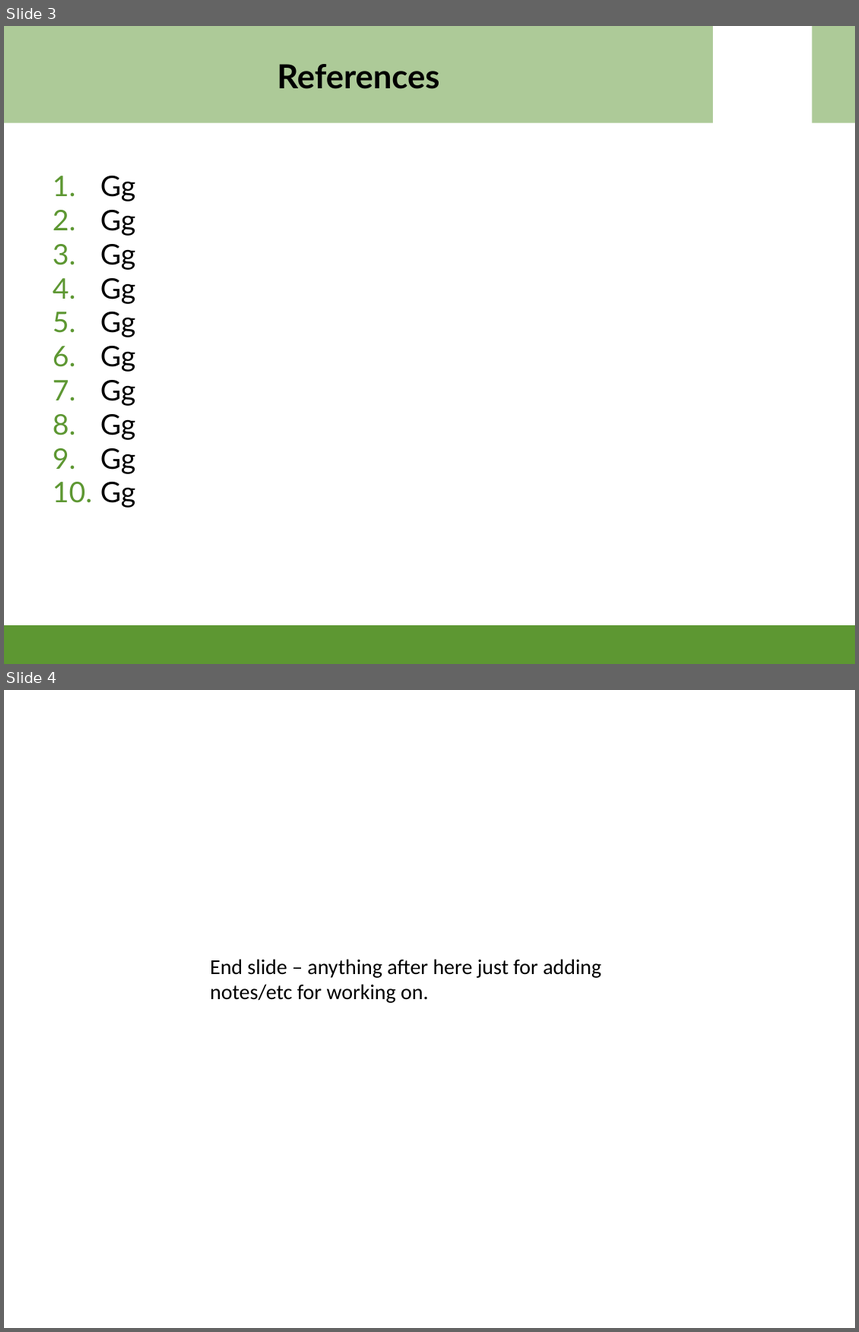
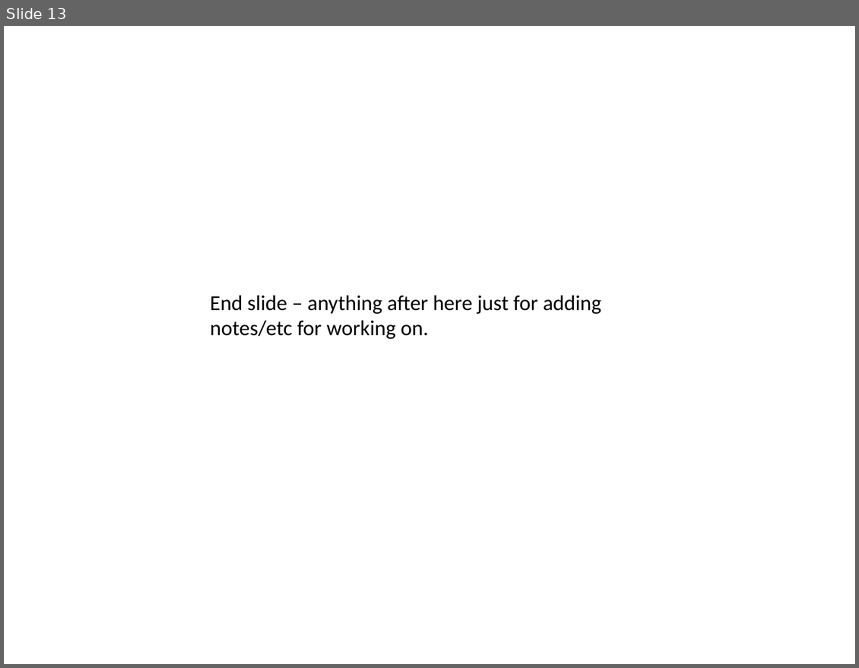
Before and after one commit to lrussell676/PH551_Group_Files, a slide deck: Main_Talk.pptx. Shown one above the other, each under a label of ours: slides 3 and 4 before the commit, slide 13 after it. The pictures are 859x1332 and 859x668 pixels, drawn with LibreOffice and Linux fonts; fonts in the diff are those of the drawing; background and template pictures are left out. Boxes give left, top, right and bottom in pixels: in the first picture for what was removed or moved away, otherwise in the second. Text is boxed around its words. In the diff, an @@ line names an element or a change of style, - is before the commit and + after.

```diff
--- a/Main_Talk.pptx
+++ b/Main_Talk.pptx
@@ slide 3 removed at box(4, 26, 855, 664), background picture (left out) @@
@@ rectangle removed at box(4, 26, 713, 123) @@
@@ rectangle removed at box(812, 26, 855, 123) @@
@@ title removed at box(277, 64, 439, 89) @@
-References
@@ text removed at box(101, 176, 135, 508) @@
-1. Gg
-2. Gg
-3. Gg
-4. Gg
-5. Gg
-6. Gg
-7. Gg
-8. Gg
-9. Gg
-10. Gg
@@ rectangle removed at box(4, 626, 855, 664) @@
@@ what was slide 4 is now slide 13 @@
```
Also in this commit, not shown: 3 slides changed, 11 slides added.
